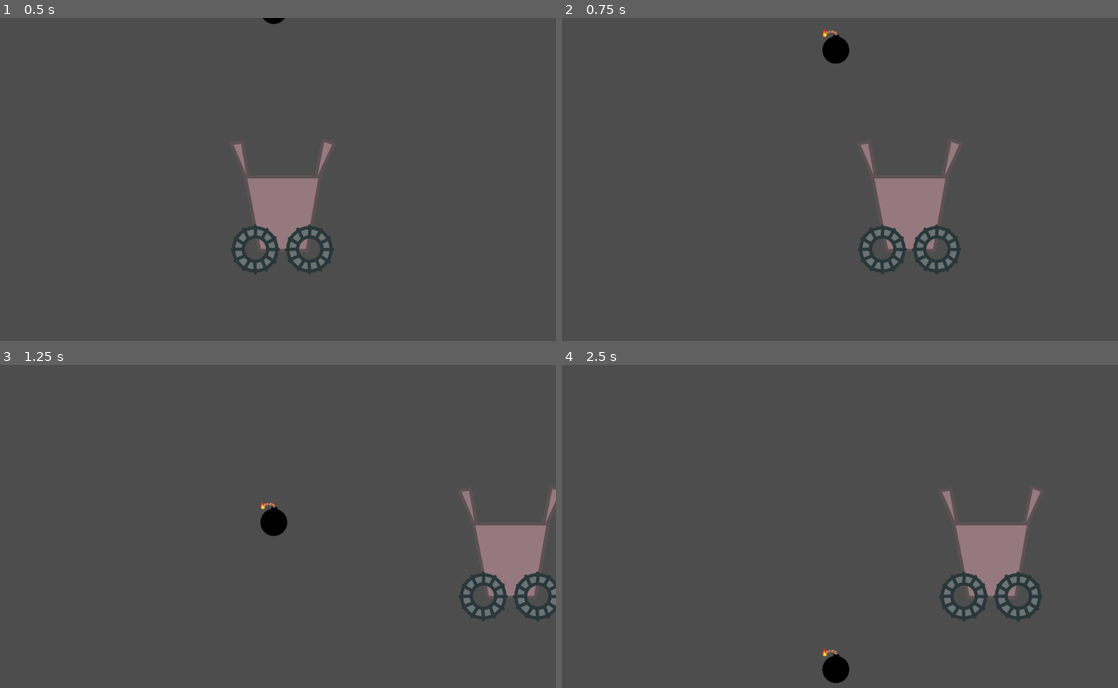
Above: before the commit, frames 1-4 (two rows, left to right).
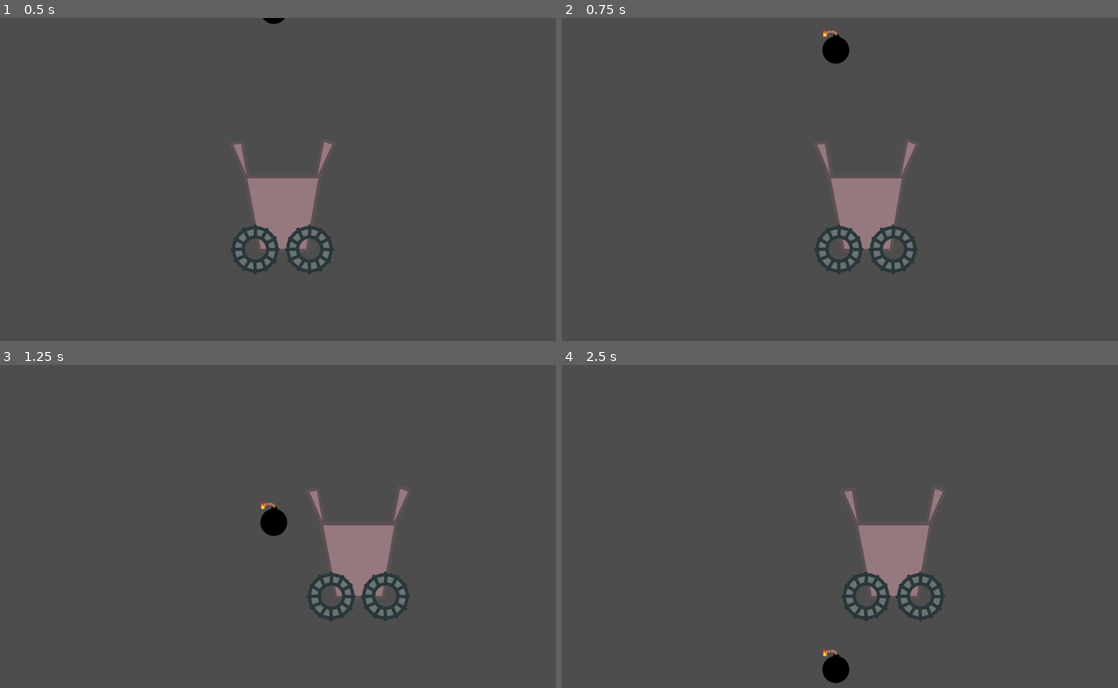
Above: after the commit, the same moments.

Repository: HappyFork/DreamDefender
Game: Godot game, scene res://scenes/main.tscn
Same seed, same stepped clock (60 frames per second), same inputs: the game is played once before the commit and once after it.
Inputs:
- Up to frame 1 (0.5 s): no input
- Up to frame 2 (0.75 s): hold D (move_right) from 0.53 s (still down)
- Up to frame 3 (1.25 s): keep holding D (move_right)
- Up to frame 4 (2.5 s): release D (move_right) at 1.28 s; hold A (move_left) 1.28-2.03 s; hold D (move_right) from 2.03 s (still down)

Frame 1 is identical in both runs. In frame 2, 5.1% of the frame differs, in the area x 45-72%, y 38-80%; in frame 3, 6.9%; in frame 4, 6.9%, in the area x 50-87%, y 38-80%.
Error after the commit: Parse Error: Class "Bomb" hides a global script class. (res://nodes/bomb.gd:3)

Commit message:
Day 4
Did a lot of stuff. Now the robot defuses bombs and opens again after a second. Also the bomb explodes when it hits the ground (but that doesn't do anything yet).

Diff:
--- a/nodes/Bomb.gd
+++ b/nodes/Bomb.gd
@@ -1,11 +1,17 @@
 extends RigidBody2D
 
-
-# Called when the node enters the scene tree for the first time.
-func _ready():
-	pass # Replace with function body.
+class_name Bomb
 
 
-# Called every frame. 'delta' is the elapsed time since the previous frame.
-func _process(delta):
-	pass
+var explosion
+
+
+func _ready():
+	explosion = preload("res://nodes/explosion.tscn")
+
+func _on_body_entered(body):
+	print( "Boom!" )
+	var expl = explosion.instantiate()
+	expl.position = position
+	add_sibling(expl)
+	queue_free()
--- a/nodes/Player.gd
+++ /dev/null
@@ -1,20 +0,0 @@
-extends CharacterBody2D
-
-
-@export var speed = 150
-
-
-func _physics_process(delta):
-	# Move
-	var direction = Input.get_axis("move_left","move_right")
-	if direction:
-		velocity.x = direction * speed
-	else:
-		velocity.x = move_toward(velocity.x, 0, speed)
-	move_and_slide()
-
-	# Check collisions
-	for c in get_slide_collision_count():
-		var colob = get_slide_collision(c).get_collider()
-		if colob is RigidBody2D:
-			colob.queue_free()
--- a/nodes/Robot.gd
+++ b/nodes/Robot.gd
@@ -1,11 +1,43 @@
-extends Node2D
+extends CharacterBody2D
 
 
-@export var speed = 10
+@export var speed = 150
 
+@onready var box_sprite = $Box/BoxSprite
+
+var box_open = true
+var box_open_sprite
+var box_closed_sprite
+
+
+func _ready():
+	box_open_sprite = preload("res://assets/BombBoxOpen.png")
+	box_closed_sprite = preload("res://assets/BombBoxClosed.png")
 
 func _physics_process(delta):
 	# Move
 	var direction = Input.get_axis("move_left","move_right")
 	if direction:
-		position.x = position.x + (direction * speed)
+		velocity.x = direction * speed
+	else:
+		velocity.x = move_toward(velocity.x, 0, speed)
+	move_and_slide()
+
+
+func _on_catch_body_entered(body):
+	if body is Bomb and box_open:
+		body.queue_free()
+		box_open = false
+		box_sprite.texture = box_closed_sprite
+		var box_timer = get_tree().create_timer(1.0)
+		box_timer.connect("timeout", _on_timer_timeout)
+
+func _on_timer_timeout():
+	var tween = get_tree().create_tween()
+	tween.connect("finished", _on_tween_finished)
+	tween.tween_property(box_sprite, "scale", Vector2(1.2,1.2), 0.5)
+
+func _on_tween_finished():
+	box_sprite.scale = Vector2(1,1)
+	box_sprite.texture = box_open_sprite
+	box_open = true
--- a/nodes/bomb.tscn
+++ b/nodes/bomb.tscn
@@ -1,20 +1,25 @@
-[gd_scene load_steps=4 format=3 uid="uid://c13gps74t77ig"]
+[gd_scene load_steps=4 format=3 uid="uid://c0bxfp8r6fvaa"]
 
-[ext_resource type="Script" path="res://nodes/Bomb.gd" id="1_67oou"]
+[ext_resource type="Script" path="res://nodes/bomb.gd" id="1_ojln8"]
 [ext_resource type="Texture2D" uid="uid://bnoo2p65n680g" path="res://assets/bomb.png" id="2_bu706"]
 
 [sub_resource type="CircleShape2D" id="CircleShape2D_f1gwh"]
 radius = 20.0
 
 [node name="Bomb" type="RigidBody2D"]
+collision_layer = 2
 gravity_scale = 0.5
-script = ExtResource("1_67oou")
+max_contacts_reported = 2
+contact_monitor = true
+script = ExtResource("1_ojln8")
 metadata/_edit_group_ = true
 
-[node name="Sprite2D" type="Sprite2D" parent="."]
+[node name="BombSprite" type="Sprite2D" parent="."]
 position = Vector2(0, -5)
 scale = Vector2(0.7, 0.7)
 texture = ExtResource("2_bu706")
 
 [node name="CollisionShape2D" type="CollisionShape2D" parent="."]
 shape = SubResource("CircleShape2D_f1gwh")
+
+[connection signal="body_entered" from="." to="." method="_on_body_entered"]
--- /dev/null
+++ b/nodes/explosion.gd
@@ -0,0 +1,14 @@
+extends Sprite2D
+
+
+func _ready():
+	var fade = get_tree().create_tween()
+	fade.connect( "finished", _on_tween_finished )
+	fade.tween_property( self, "modulate", Color(1,1,1,0), 1 )
+
+# Called every frame. 'delta' is the elapsed time since the previous frame.
+func _process(delta):
+	pass
+
+func _on_tween_finished():
+	queue_free()
--- /dev/null
+++ b/nodes/explosion.tscn
@@ -0,0 +1,8 @@
+[gd_scene load_steps=3 format=3 uid="uid://bq3vftxn1yf2y"]
+
+[ext_resource type="Texture2D" uid="uid://wlvgnadqdfs6" path="res://assets/boom.png" id="1_3vt3d"]
+[ext_resource type="Script" path="res://nodes/explosion.gd" id="2_dyuqw"]
+
+[node name="Explosion" type="Sprite2D"]
+texture = ExtResource("1_3vt3d")
+script = ExtResource("2_dyuqw")
--- a/nodes/robot.tscn
+++ b/nodes/robot.tscn
@@ -1,17 +1,17 @@
-[gd_scene load_steps=6 format=3 uid="uid://bhujc7w45tvpo"]
+[gd_scene load_steps=6 format=3 uid="uid://coeirbx31yvt4"]
 
-[ext_resource type="Script" path="res://nodes/Robot.gd" id="1_8j5am"]
 [ext_resource type="Texture2D" uid="uid://u8ajtcf6ntmk" path="res://assets/BombBoxOpen.png" id="1_che3p"]
+[ext_resource type="Script" path="res://nodes/robot.gd" id="1_hmhe1"]
 [ext_resource type="Texture2D" uid="uid://b61ki5r2pr7y6" path="res://assets/Tire.png" id="2_rcbdq"]
 
 [sub_resource type="RectangleShape2D" id="RectangleShape2D_usdqv"]
 size = Vector2(170, 80)
 
 [sub_resource type="RectangleShape2D" id="RectangleShape2D_0xqjk"]
-size = Vector2(100, 100)
+size = Vector2(110, 130)
 
-[node name="Robot" type="Node2D"]
-script = ExtResource("1_8j5am")
+[node name="Robot" type="CharacterBody2D"]
+script = ExtResource("1_hmhe1")
 
 [node name="Box" type="Node2D" parent="."]
 
@@ -20,16 +20,11 @@
 texture = ExtResource("1_che3p")
 
 [node name="Catch" type="Area2D" parent="Box"]
+collision_mask = 3
 
 [node name="CatchArea" type="CollisionShape2D" parent="Box/Catch"]
 position = Vector2(0, -60)
 shape = SubResource("RectangleShape2D_usdqv")
-
-[node name="Bump" type="StaticBody2D" parent="Box"]
-position = Vector2(0, 20)
-
-[node name="CollisionShape2D" type="CollisionShape2D" parent="Box/Bump"]
-shape = SubResource("RectangleShape2D_0xqjk")
 
 [node name="LeftWheel" type="Node2D" parent="."]
 position = Vector2(-50, 70)
@@ -42,3 +37,9 @@
 
 [node name="WheelSprite" type="Sprite2D" parent="RightWheel"]
 texture = ExtResource("2_rcbdq")
+
+[node name="BoxSides" type="CollisionShape2D" parent="."]
+position = Vector2(0, 5)
+shape = SubResource("RectangleShape2D_0xqjk")
+
+[connection signal="body_entered" from="Box/Catch" to="." method="_on_catch_body_entered"]
--- a/scenes/main.tscn
+++ b/scenes/main.tscn
@@ -11,12 +11,13 @@
 [node name="Bomb" parent="." instance=ExtResource("2_vcxjw")]
 position = Vector2(505, -74)
 
+[node name="Robot" parent="." instance=ExtResource("2_wlfy3")]
+position = Vector2(520, 357)
+speed = 200
+
 [node name="StaticBody2D" type="StaticBody2D" parent="."]
 position = Vector2(514, 600)
 metadata/_edit_group_ = true
 
 [node name="CollisionShape2D" type="CollisionShape2D" parent="StaticBody2D"]
 shape = SubResource("RectangleShape2D_3ll2a")
-
-[node name="Robot" parent="." instance=ExtResource("2_wlfy3")]
-position = Vector2(520, 357)
Not shown: 1 places in scenes/main.tscn that only renumber resources
